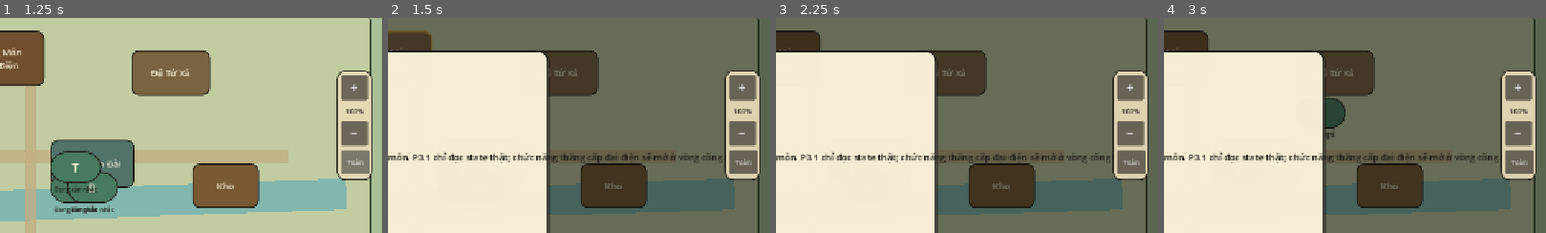
Above: before the commit, frames 1-4 (left to right).
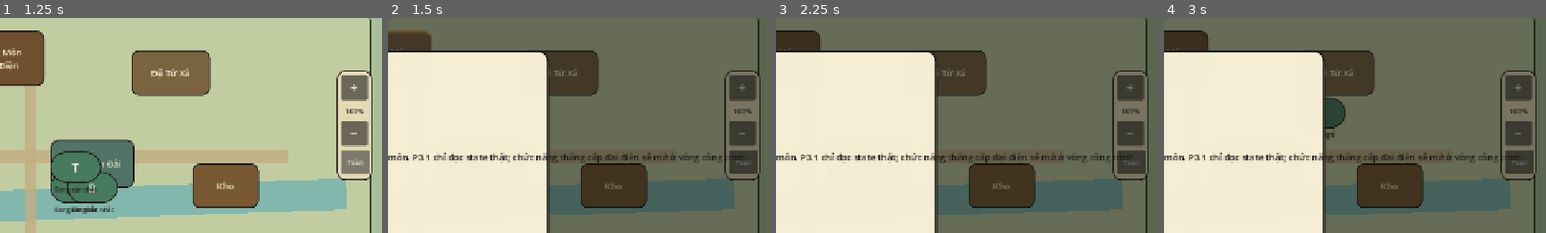
Above: after the commit, the same moments.

Repository: vuanhtuan161094-byte/TongMonBaDao
Game: Godot game, scene res://scenes/p3/p3_2_landscape_sect.tscn
Same seed, same stepped clock (60 frames per second), same inputs: the game is played once before the commit and once after it.
Inputs:
- Up to frame 1 (1.25 s): click "Toàn" at 0.5 s
- Up to frame 2 (1.5 s): click "Tông Môn Đại Điện" at 1.25 s
- Up to frame 3 (2.25 s): click "Đệ Tử Xá" at 2 s
- Up to frame 4 (3 s): click "Tu Luyện Đài" at 2.75 s
The pictures show only the part of the screen within x 50-100%, y 13-63%; the shares and areas given below are measured in that part.

Frame 1 is identical in both runs. In frame 2, 4.4% of the frame differs, in the area x 88-98%, y 24-76%; in frame 3, 4.4%; in frame 4, 4.4%.

Commit message:
Harden P3.2 camera input typing and popup layering

Diff:
--- a/godot/src/presentation/p3_2_landscape_sect.gd
+++ b/godot/src/presentation/p3_2_landscape_sect.gd
@@ -12,6 +12,7 @@
 
 func _ready() -> void:
     super._ready()
+    popup_layer.z_index = 100
     _reset_camera(false)
     _build_camera_controls()
 
@@ -36,6 +37,7 @@
     var panel := Panel.new()
     panel.position = Vector2(1204, 184)
     panel.size = Vector2(60, 184)
+    panel.z_index = 20
     panel.mouse_filter = Control.MOUSE_FILTER_STOP
     panel.add_theme_stylebox_override("panel", _style(Color(0.91, 0.86, 0.72, 0.92), INK, 2, 14))
     add_child(panel)
@@ -80,6 +82,7 @@
     hint.text = "Chụm 2 ngón: zoom  •  Kéo: di chuyển  •  Chạm đúp: phóng nhanh"
     hint.position = Vector2(704, 606)
     hint.size = Vector2(480, 26)
+    hint.z_index = 20
     hint.horizontal_alignment = HORIZONTAL_ALIGNMENT_RIGHT
     hint.add_theme_font_size_override("font_size", 11)
     hint.add_theme_color_override("font_color", Color(0.16, 0.16, 0.13, 0.74))
@@ -170,7 +173,8 @@
 
 func _zoom_at(screen_point: Vector2, requested_zoom: float, animate: bool) -> void:
     var transform := SectMapCamera.zoom_around_screen_point(map_layer.position, map_zoom, requested_zoom, screen_point)
-    _apply_camera(float(transform["zoom"]), Vector2(transform["position"]), animate)
+    var target_position: Vector2 = transform["position"]
+    _apply_camera(float(transform["zoom"]), target_position, animate)
 
 func _pan_camera(delta: Vector2) -> void:
     var next_position := SectMapCamera.pan_position(map_layer.position, delta, map_zoom)
@@ -179,11 +183,13 @@
 func _focus_world_point(world_point: Vector2) -> void:
     var target_zoom := maxf(map_zoom, SectMapCamera.FOCUS_ZOOM)
     var transform := SectMapCamera.focus_transform(world_point, target_zoom)
-    _apply_camera(float(transform["zoom"]), Vector2(transform["position"]), true)
+    var target_position: Vector2 = transform["position"]
+    _apply_camera(float(transform["zoom"]), target_position, true)
 
 func _reset_camera(animate: bool = true) -> void:
     var transform := SectMapCamera.reset_transform()
-    _apply_camera(float(transform["zoom"]), Vector2(transform["position"]), animate)
+    var target_position: Vector2 = transform["position"]
+    _apply_camera(float(transform["zoom"]), target_position, animate)
 
 func _apply_camera(zoom: float, position: Vector2, animate: bool) -> void:
     map_zoom = SectMapCamera.clamp_zoom(zoom)
@@ -216,14 +222,18 @@
         return
     var pair := _first_two_touch_points()
     if pair.size() >= 2:
-        last_pinch_distance = Vector2(pair[0]).distance_to(Vector2(pair[1]))
+        var point_a: Vector2 = pair[0]
+        var point_b: Vector2 = pair[1]
+        last_pinch_distance = point_a.distance_to(point_b)
 
 func _first_two_touch_points() -> Array:
     var keys: Array = touch_points.keys()
     keys.sort()
     if keys.size() < 2:
         return []
-    return [Vector2(touch_points[keys[0]]), Vector2(touch_points[keys[1]])]
+    var point_a: Vector2 = touch_points[keys[0]]
+    var point_b: Vector2 = touch_points[keys[1]]
+    return [point_a, point_b]
 
 func _camera_center() -> Vector2:
     return SectMapCamera.VIEW_RECT.position + SectMapCamera.VIEW_RECT.size * 0.5
